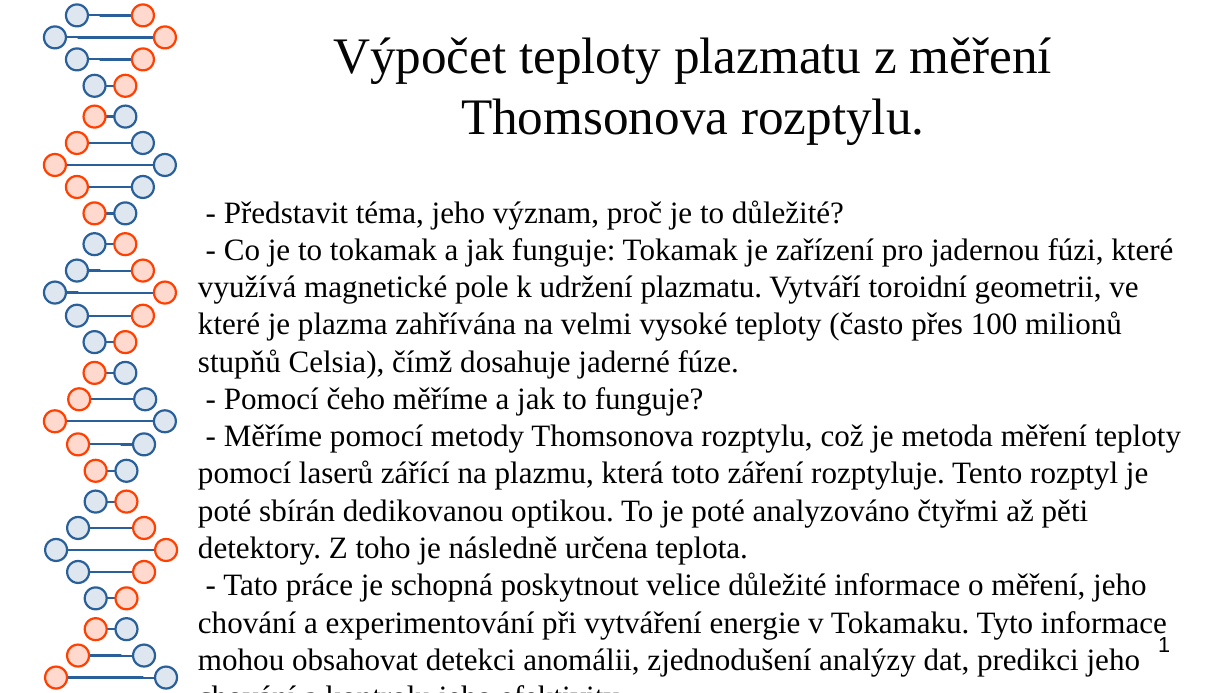
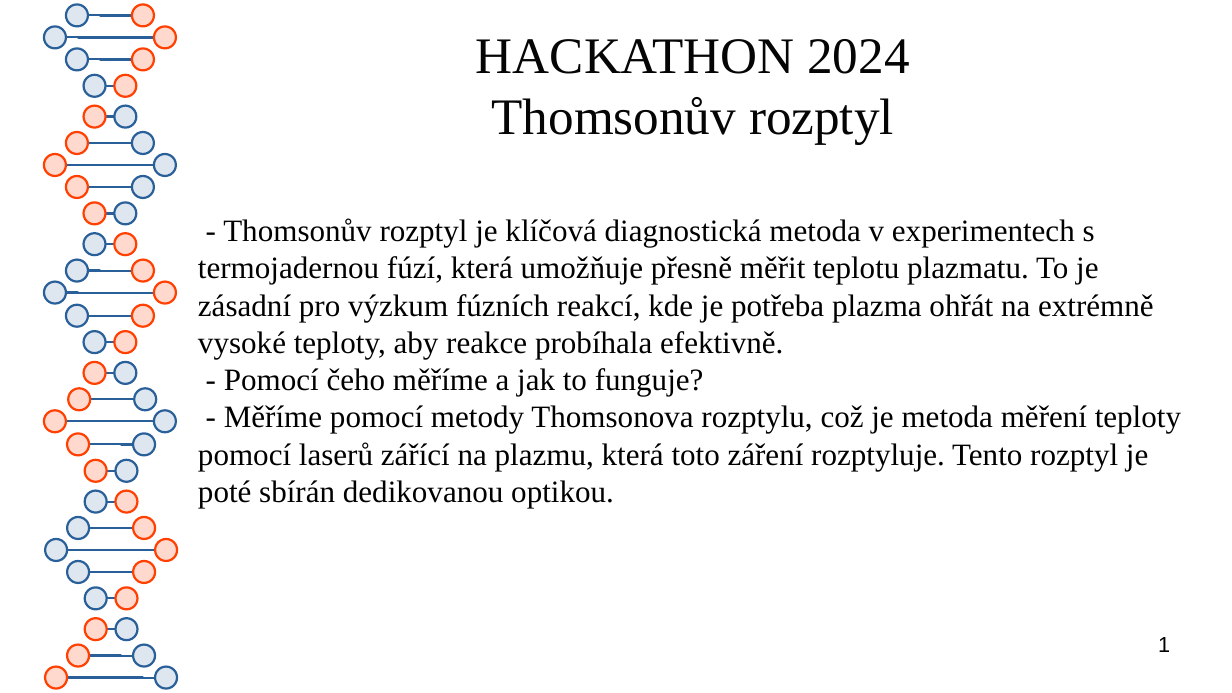
Before and after one commit to calamitymoon/skola, a slide deck: slide 1 of pvp/soutez/hackathon-2024/1. uloha/Prezentace.odp. Drawn at 1232x693 pixels with LibreOffice and Linux fonts; fonts in the diff are those of the drawing. Boxes give left, top, right and bottom in pixels: in the first picture for what was removed or moved away, otherwise in the second. Text is boxed around its words. In the diff, an @@ line names an element or a change of style, - is before the commit and + after.

Commit message:
uploadnut zbytek souboru z hackathonu

```diff
--- a/pvp/soutez/hackathon-2024/1. uloha/Prezentace.odp
+++ b/pvp/soutez/hackathon-2024/1. uloha/Prezentace.odp
@@ title at (476,39,909,145): text changed @@
-Výpočet teploty plazmatu z měření Thomsonova rozptylu.
+HACKATHON 2024
+Thomsonův rozptyl
@@ subtitle at (198,218,1154,359): text changed @@
-- Představit téma, jeho význam, proč je to důležité?
-- Co je to tokamak a jak funguje: Tokamak je zařízení pro jadernou fúzi, které využívá magnetické pole k udržení plazmatu. Vytváří toroidní geometrii, ve které je plazma zahřívána na velmi vysoké teploty (často přes 100 milionů stupňů Celsia), čímž dosahuje jaderné fúze.
+- Thomsonův rozptyl je klíčová diagnostická metoda v experimentech s termojadernou fúzí, která umožňuje přesně měřit teplotu plazmatu. To je zásadní pro výzkum fúzních reakcí, kde je potřeba plazma ohřát na extrémně vysoké teploty, aby reakce probíhala efektivně.
@@ subtitle "- Thomsonův rozptyl je klíčová ...": place and size @@
-subtitle "- Thomsonův rozptyl je klíčová ..." at (198,200,1181,676)
+subtitle "- Thomsonův rozptyl je klíčová ..." at (198,218,1181,508)
@@ subtitle at (198,405,1181,508): text changed @@
-- Měříme pomocí metody Thomsonova rozptylu, což je metoda měření teploty pomocí laserů zářící na plazmu, která toto záření rozptyluje. Tento rozptyl je poté sbírán dedikovanou optikou. To je poté analyzováno čtyřmi až pěti detektory. Z toho je následně určena teplota.
-- Tato práce je schopná poskytnout velice důležité informace o měření, jeho chování a experimentování při vytváření energie v Tokamaku. Tyto informace mohou obsahovat detekci anomálii, zjednodušení analýzy dat, predikci jeho chování a kontrolu jeho efektivity.
+- Měříme pomocí metody Thomsonova rozptylu, což je metoda měření teploty pomocí laserů zářící na plazmu, která toto záření rozptyluje. Tento rozptyl je poté sbírán dedikovanou optikou.
```
Also in this commit, not shown: 6 other slides changed, 28 other files.
